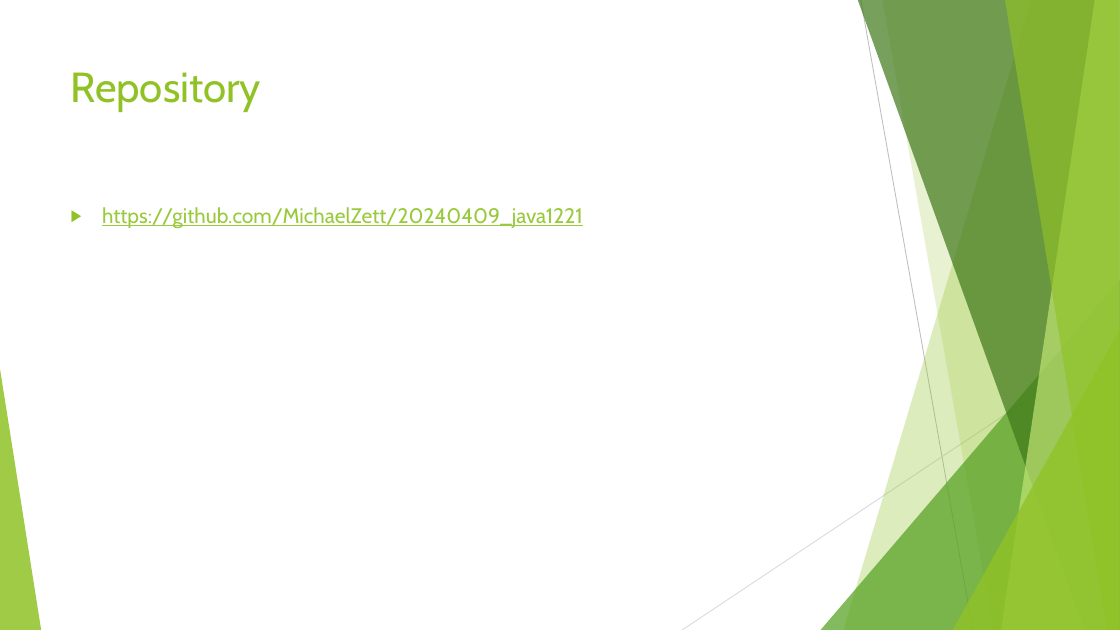
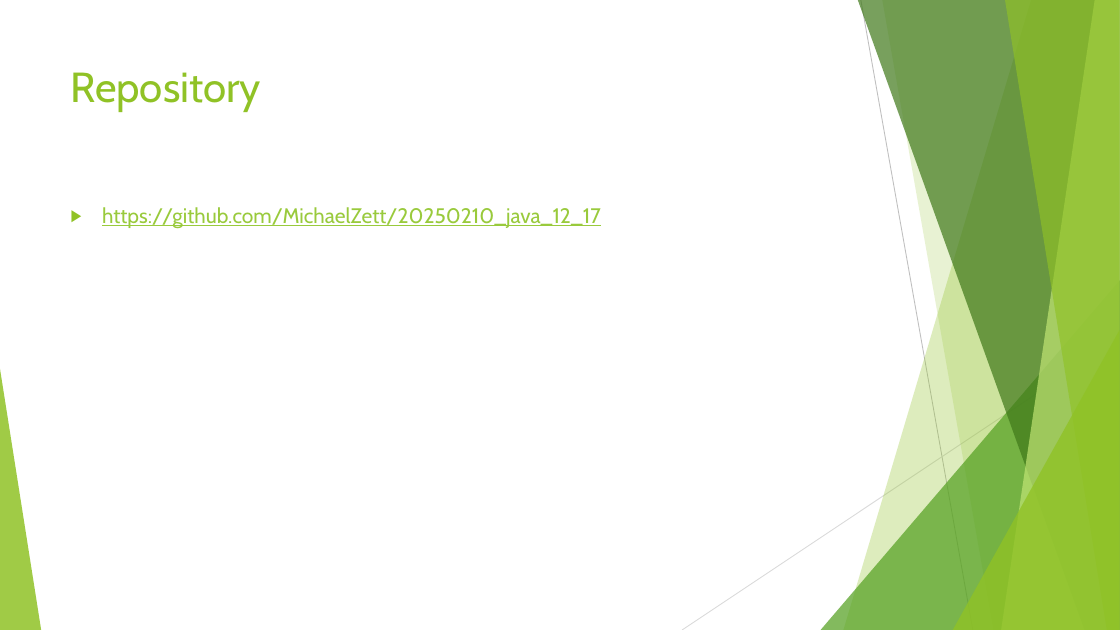
Before and after one commit to MichaelZett/20250210_java_12_17, a slide deck: slide 4 of Neuerungen_Java_12_17.pptx. Drawn at 1120x630 pixels with LibreOffice and Linux fonts; fonts in the diff are those of the drawing. Boxes give left, top, right and bottom in pixels: in the first picture for what was removed or moved away, otherwise in the second. Text is boxed around its words. In the diff, an @@ line names an element or a change of style, - is before the commit and + after.

```diff
--- a/Neuerungen_Java_12_17.pptx
+++ b/Neuerungen_Java_12_17.pptx
@@ text at <box>102,207,601,229</box>: text changed @@
-▶ https://github.com/MichaelZett/20240409_java1221
+▶ https://github.com/MichaelZett/20250210_java_12_17
```
Also in this commit, not shown: 19 other slides changed, 28 slides removed, 7 other files.
